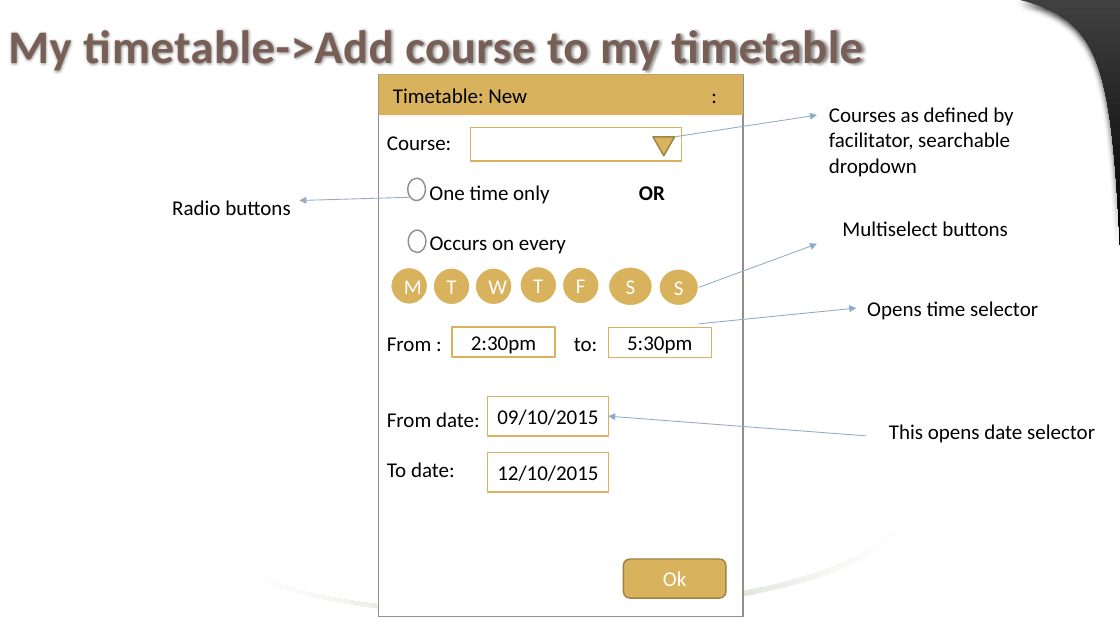
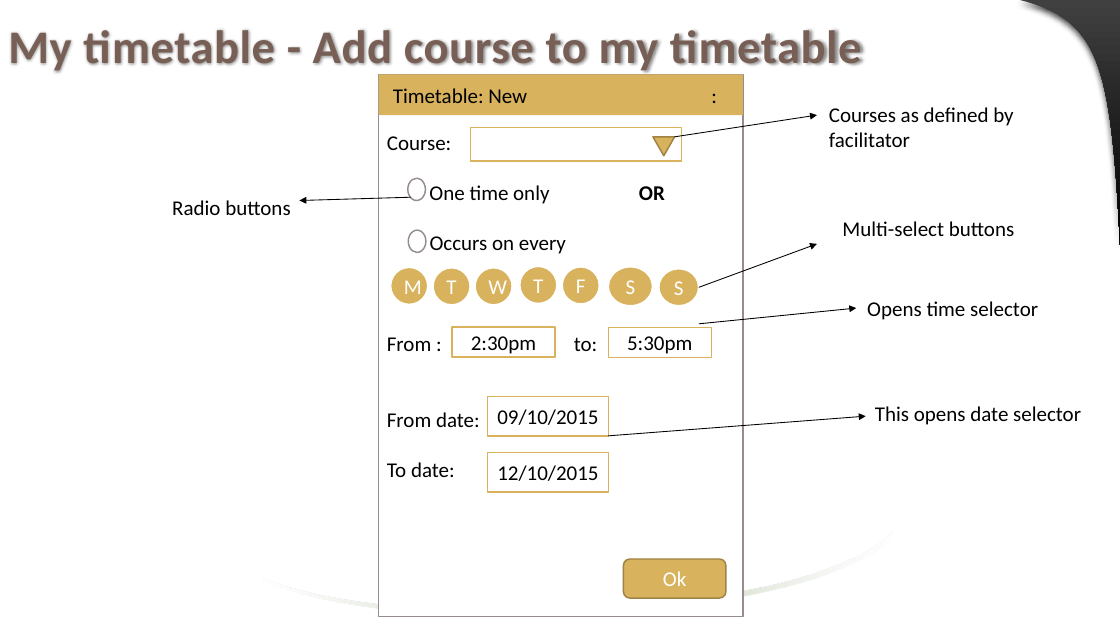
Before and after one commit to jaenudin86/Attendance, a slide deck: slide 23 of Attendance Wireframes.pptx (slide 20 before the commit). Drawn at 1120x630 pixels with LibreOffice and Linux fonts; fonts in the diff are those of the drawing. Boxes give left, top, right and bottom in pixels: in the first picture for what was removed or moved away, otherwise in the second. Text is boxed around its words. In the diff, an @@ line names an element or a change of style, - is before the commit and + after.

```diff
--- a/Attendance Wireframes.pptx
+++ b/Attendance Wireframes.pptx
@@ title at (8,30,862,75): text changed @@
-My timetable->Add course to my timetable
+My timetable - Add course to my timetable
@@ arrow (675, 137) - (818, 115): stroke #8DAEC9 0.75 pt to #000000 0.75 pt @@
@@ text at (829,107,1013,147): text changed @@
-Courses as defined by facilitator, searchable dropdown
+Courses as defined by facilitator
@@ arrow (411, 197) - (299, 201): stroke #8DAEC9 0.75 pt to #000000 0.75 pt @@
@@ text at (842,221,1014,236): text changed @@
-Multiselect buttons
+Multi-select buttons
@@ arrow (699, 287) - (818, 244): stroke #8DAEC9 0.75 pt to #000000 0.75 pt @@
@@ arrow (699, 323) - (856, 308): stroke #8DAEC9 0.75 pt to #000000 0.75 pt @@
@@ arrow moved from (866, 436) - (608, 416) to (608, 436) - (866, 416) @@
@@ arrow (608, 436) - (866, 416): stroke #8DAEC9 0.75 pt to #000000 0.75 pt @@
@@ text "This opens date selector": place and size @@
-text "This opens date selector" at (889,424,1095,443)
+text "This opens date selector" at (875,406,1081,425)
```
Also in this commit, not shown: 29 other slides changed, 15 slides added, 1 slide removed.
